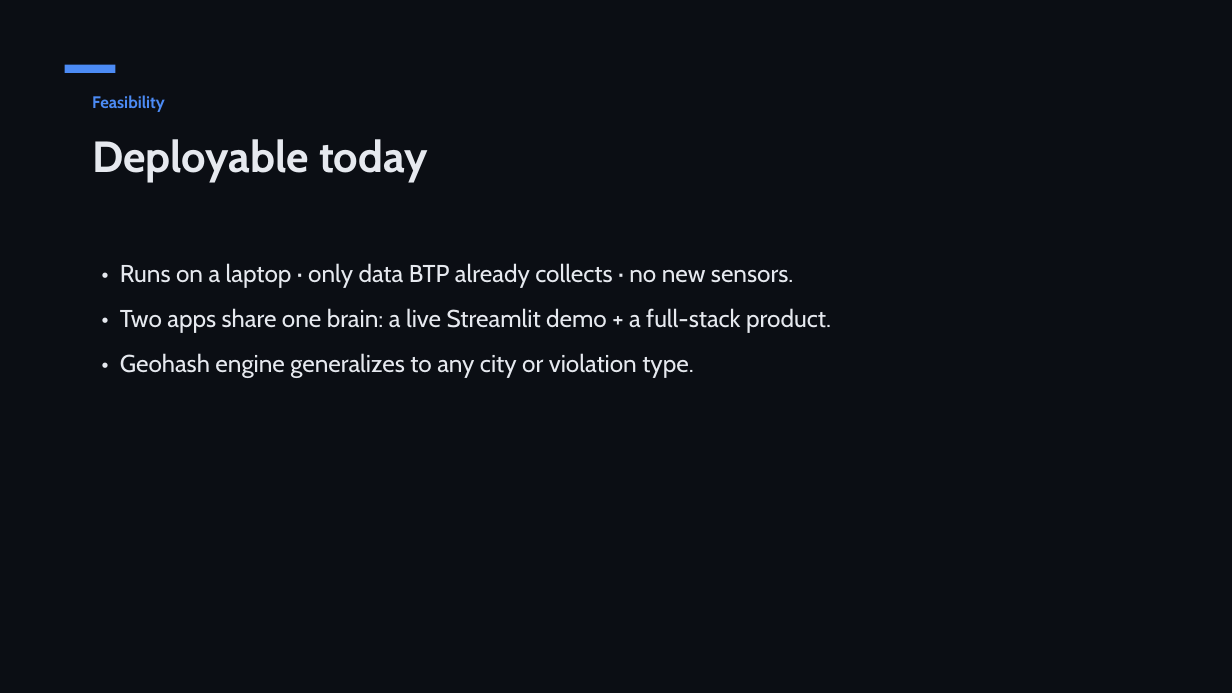
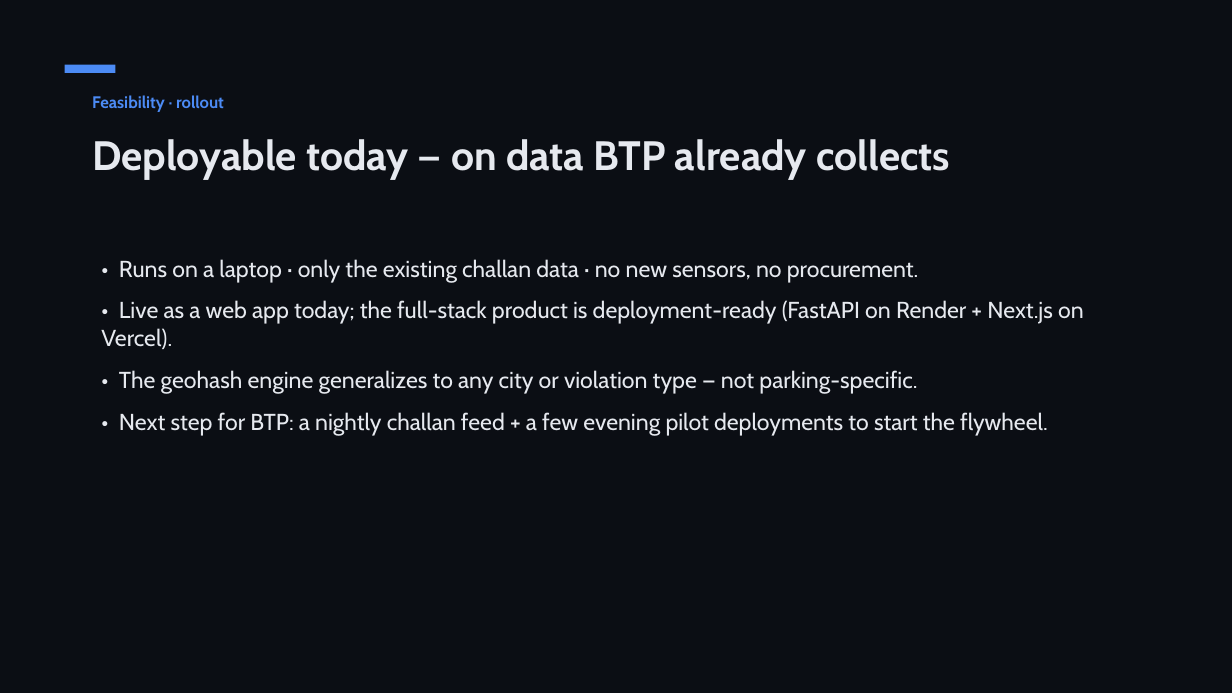
Before and after one commit to shubhambhattog/flipkart-gridlock-2.0-r2, a slide deck: slide 13 of pitch/ParkPulse_Deck.pptx (slide 12 before the commit). Drawn at 1232x693 pixels with LibreOffice and Linux fonts; fonts in the diff are those of the drawing. Boxes give left, top, right and bottom in pixels: in the first picture for what was removed or moved away, otherwise in the second. Text is boxed around its words. In the diff, an @@ line names an element or a change of style, - is before the commit and + after.

```diff
--- a/pitch/ParkPulse_Deck.pptx
+++ b/pitch/ParkPulse_Deck.pptx
@@ text at box(92, 95, 224, 112): text changed @@
-Feasibility
+Feasibility · rollout
@@ text at box(92, 139, 950, 180): text changed; size 34 to 32 pt @@
-Deployable today
+Deployable today — on data BTP already collects
@@ text at box(101, 259, 1084, 436): text changed; size 19 to 18 pt @@
-• Runs on a laptop · only data BTP already collects · no new sensors.
-• Two apps share one brain: a live Streamlit demo + a full-stack product.
-• Geohash engine generalizes to any city or violation type.
+• Runs on a laptop · only the existing challan data · no new sensors, no procurement.
+• Live as a web app today; the full-stack product is deployment-ready (FastAPI on Render + Next.js on Vercel).
+• The geohash engine generalizes to any city or violation type — not parking-specific.
+• Next step for BTP: a nightly challan feed + a few evening pilot deployments to start the flywheel.
```
Also in this commit, not shown: 12 other slides changed, 1 slide added, 20 other files.
